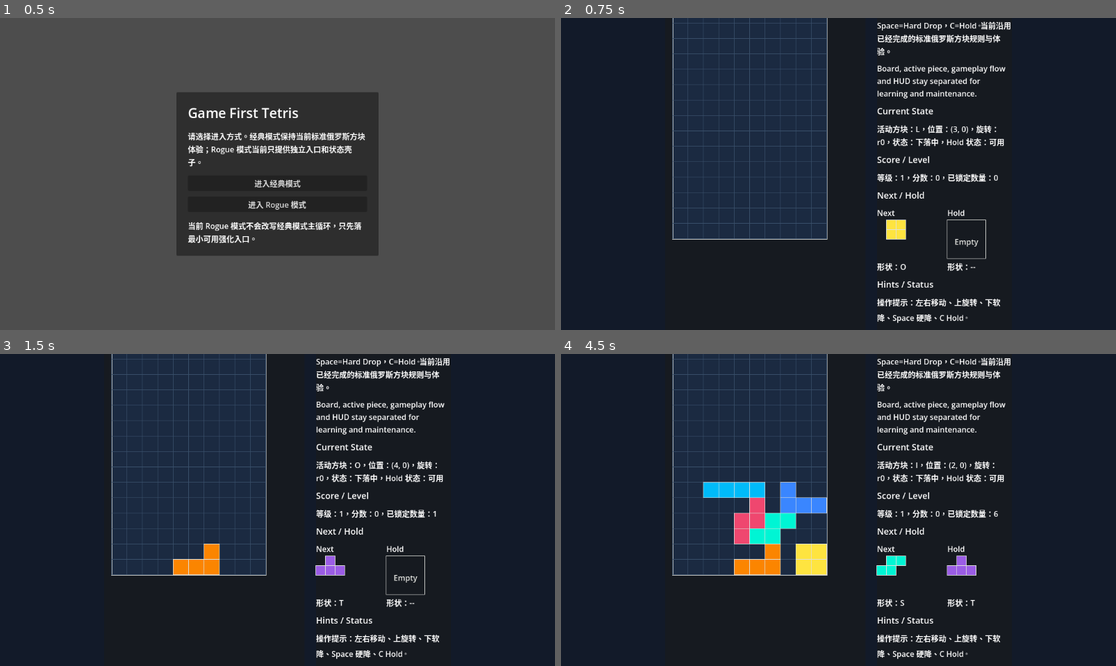
Above: before the commit, frames 1-4 (two rows, left to right).
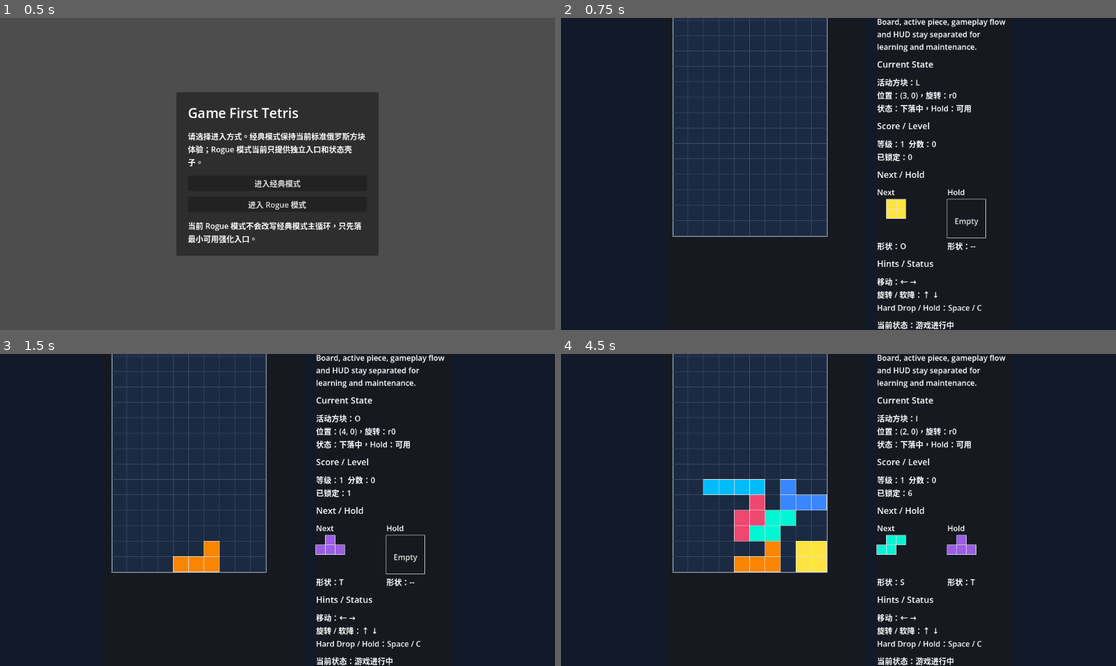
Above: after the commit, the same moments.

Repository: Drew-Z/game-first-tetris
Game: Godot game, scene res://scenes/main/main.tscn
Same seed, same stepped clock (60 frames per second), same inputs: the game is played once before the commit and once after it.
Inputs:
- Up to frame 1 (0.5 s): no input
- Up to frame 2 (0.75 s): click "进入经典模式" at 0.5 s
- Up to frame 3 (1.5 s): tap Enter at 1.25 s; hold Right (ui_right) from 1.28 s (still down); hold Space (hard_drop) from 1.28 s (still down)
- Up to frame 4 (4.5 s): release Right (ui_right) at 2.03 s; release Space (hard_drop) at 2.03 s; hold Down (ui_down) 2.03-2.78 s; tap Space (hard_drop) at 2.1, 3.05, 3.5, 3.6 s; hold Right (ui_right) 2.78-3.53 s; hold C (hold) 2.78-3.53 s; hold Up (ui_up) 3.53-4.28 s; hold Left (ui_left) from 4.28 s (still down); hold Space (hard_drop) from 4.28 s (still down)

Frame 1 is identical in both runs. In frame 2, 7.1% of the frame differs, in the area x 20-81%, y 0-100%; in frame 3, 7.2%; in frame 4, 8.1%.

Commit message:
refactor(ui): stabilize hud layout and clarify sidebar sections

Diff:
--- a/scenes/ui/game_ui.tscn
+++ b/scenes/ui/game_ui.tscn
@@ -20,6 +20,7 @@
 text = "Classic / Rogue Board"
 
 [node name="StatusLabel" type="Label" parent="."]
+custom_minimum_size = Vector2(0, 72)
 layout_mode = 2
 autowrap_mode = 3
 text = "Current gameplay summary will appear here."
@@ -35,6 +36,7 @@
 text = "Current State"
 
 [node name="CurrentStateLabel" type="Label" parent="."]
+custom_minimum_size = Vector2(0, 64)
 layout_mode = 2
 autowrap_mode = 3
 text = "Current active piece state will appear here."
@@ -45,6 +47,7 @@
 text = "Score / Level"
 
 [node name="StatsLabel" type="Label" parent="."]
+custom_minimum_size = Vector2(0, 44)
 layout_mode = 2
 autowrap_mode = 3
 text = "Score and level will appear here."
@@ -57,12 +60,21 @@
 
 [node name="RogueStatusLabel" type="Label" parent="."]
 visible = false
+custom_minimum_size = Vector2(0, 84)
 layout_mode = 2
 autowrap_mode = 3
 text = "Rogue upgrade state will appear here."
 
+[node name="RogueEffectsLabel" type="Label" parent="."]
+visible = false
+custom_minimum_size = Vector2(0, 92)
+layout_mode = 2
+autowrap_mode = 3
+text = "Rogue upgrade details will appear here."
+
 [node name="RogueChoicePanel" type="VBoxContainer" parent="."]
 visible = false
+custom_minimum_size = Vector2(0, 176)
 layout_mode = 2
 theme_override_constants/separation = 8
 
@@ -72,6 +84,7 @@
 text = "Rogue: second in-run 3-choice"
 
 [node name="RogueChoiceHint" type="Label" parent="RogueChoicePanel"]
+custom_minimum_size = Vector2(0, 44)
 layout_mode = 2
 autowrap_mode = 3
 text = "Choose one more low-risk upgrade for this run."
@@ -145,11 +158,13 @@
 text = "Hints / Status"
 
 [node name="HintLabel" type="Label" parent="."]
+custom_minimum_size = Vector2(0, 64)
 layout_mode = 2
 autowrap_mode = 3
 text = "Control hints will appear here."
 
 [node name="SystemLabel" type="Label" parent="."]
+custom_minimum_size = Vector2(0, 64)
 layout_mode = 2
 autowrap_mode = 3
 text = "System status will appear here."
--- a/scripts/ui/game_ui.gd
+++ b/scripts/ui/game_ui.gd
@@ -11,6 +11,7 @@
 @onready var stats_label: Label = $StatsLabel
 @onready var rogue_header: Label = $RogueHeader
 @onready var rogue_status_label: Label = $RogueStatusLabel
+@onready var rogue_effects_label: Label = $RogueEffectsLabel
 @onready var rogue_choice_panel: VBoxContainer = $RogueChoicePanel
 @onready var rogue_choice_title: Label = $RogueChoicePanel/RogueChoiceTitle
 @onready var rogue_choice_hint: Label = $RogueChoicePanel/RogueChoiceHint
@@ -27,6 +28,9 @@
 @onready var hint_label: Label = $HintLabel
 @onready var system_label: Label = $SystemLabel
 
+var current_mode_id: StringName = &"classic"
+var current_mode_display_name: String = "经典模式"
+
 
 func _ready() -> void:
 	pause_button.pressed.connect(_on_pause_button_pressed)
@@ -51,10 +55,12 @@
 	rogue_active_carry_over_upgrade_display_name: String = "",
 	rogue_next_run_carry_over_upgrade_display_name: String = ""
 ) -> void:
+	current_mode_id = mode_id
+	current_mode_display_name = mode_display_name
 	stage_label.text = "%s %d x %d" % [mode_display_name, columns, rows]
-	status_label.text = "当前支持静态格子碰撞、左右移动、自动下落、软降、Hard Drop、Hold、基础旋转、触底锁定、继续生成，以及出生判定失败后的结束状态。默认按键：Space=Hard Drop，C=Hold。%s" % [mode_note]
-	current_state_label.text = "活动方块状态将在这里显示。"
-	stats_label.text = "分数与等级将在这里显示。"
+	status_label.text = "模式：%s\n棋盘：%d x %d\n规则：标准主循环已就绪。%s" % [mode_display_name, columns, rows, mode_note]
+	current_state_label.text = "活动方块：--\n位置 / 旋转：--\n状态 / Hold：等待开始"
+	stats_label.text = "等级：1  分数：0\n已锁定：0"
 	_update_rogue_status(
 		mode_id,
 		rogue_upgrade_display_name,
@@ -63,10 +69,11 @@
 		rogue_active_carry_over_upgrade_display_name,
 		rogue_next_run_carry_over_upgrade_display_name
 	)
-	hint_label.text = "操作提示：左右移动、上旋转、下软降、Space 硬降、C Hold。"
-	system_label.text = "状态提示：当前游戏可正常运行。当前模式：%s。" % [mode_display_name]
+	hint_label.text = "移动：← →\n旋转 / 软降：↑ ↓\nHard Drop / Hold：Space / C"
+	system_label.text = "当前状态：可开始游玩\n当前模式：%s\n菜单：Pause / Restart / Main Menu 可用" % [mode_display_name]
 	_set_preview_meta(next_piece_label, &"")
 	_set_preview_meta(hold_piece_label, &"")
+	set_rogue_choice_prompt(false)
 
 
 func show_piece_runtime_summary(
@@ -89,20 +96,22 @@
 	rogue_active_carry_over_upgrade_display_name: String = "",
 	rogue_next_run_carry_over_upgrade_display_name: String = ""
 ) -> void:
+	current_mode_id = mode_id
+	current_mode_display_name = mode_display_name
 	var fall_status := "下落中" if is_falling else "已到底停止"
 	var hold_status := "可用" if can_hold_current_piece else "本轮已用"
 	_show_preview(next_preview, next_piece_id)
 	_show_preview(hold_preview, hold_piece_id)
 	_set_preview_meta(next_piece_label, next_piece_id)
 	_set_preview_meta(hold_piece_label, hold_piece_id)
-	current_state_label.text = "活动方块：%s，位置：%s，旋转：r%d，状态：%s，Hold 状态：%s" % [
+	current_state_label.text = "活动方块：%s\n位置：%s，旋转：r%d\n状态：%s，Hold：%s" % [
 		piece_id,
 		origin,
 		rotation_index,
 		fall_status,
 		hold_status,
 	]
-	stats_label.text = "等级：%d，分数：%d，已锁定数量：%d" % [
+	stats_label.text = "等级：%d  分数：%d\n已锁定：%d" % [
 		level,
 		score,
 		locked_count,
@@ -115,8 +124,8 @@
 		rogue_active_carry_over_upgrade_display_name,
 		rogue_next_run_carry_over_upgrade_display_name
 	)
-	hint_label.text = "操作提示：左右移动、上旋转、下软降、Space 硬降、C Hold。"
-	system_label.text = "状态提示：当前游戏进行中。当前模式：%s。%s" % [mode_display_name, mode_note]
+	hint_label.text = "移动：← →\n旋转 / 软降：↑ ↓\nHard Drop / Hold：Space / C"
+	system_label.text = "当前状态：游戏进行中\n当前模式：%s\n系统提示：%s" % [mode_display_name, mode_note]
 
 
 func show_game_over_summary(
@@ -132,14 +141,16 @@
 	rogue_active_carry_over_upgrade_display_name: String = "",
 	rogue_next_run_carry_over_upgrade_display_name: String = ""
 ) -> void:
+	current_mode_id = mode_id
+	current_mode_display_name = mode_display_name
 	if next_preview.has_method("clear_preview"):
 		next_preview.call("clear_preview")
 	if hold_preview.has_method("clear_preview"):
 		hold_preview.call("clear_preview")
 	_set_preview_meta(next_piece_label, &"")
 	_set_preview_meta(hold_piece_label, &"")
-	current_state_label.text = "当前状态：无活动方块。"
-	stats_label.text = "等级：%d，分数：%d，已锁定数量：%d" % [level, score, locked_count]
+	current_state_label.text = "活动方块：--\n位置 / 旋转：--\n状态 / Hold：游戏结束"
+	stats_label.text = "等级：%d  分数：%d\n已锁定：%d" % [level, score, locked_count]
 	_update_rogue_status(
 		mode_id,
 		rogue_upgrade_display_name,
@@ -148,8 +159,8 @@
 		rogue_active_carry_over_upgrade_display_name,
 		rogue_next_run_carry_over_upgrade_display_name
 	)
-	hint_label.text = "操作提示：可点击 Restart 重新开始。"
-	system_label.text = "状态提示：游戏结束，出生位置被静态格子占用。当前已停止输入、下落和继续生成。当前模式：%s。%s" % [mode_display_name, mode_note]
+	hint_label.text = "当前可用：Restart\n当前可用：Main Menu\n继续试玩：重新开局即可"
+	system_label.text = "当前状态：游戏结束\n当前模式：%s\n原因：出生位置已被占用。%s" % [mode_display_name, mode_note]
 
 
 func _on_restart_button_pressed() -> void:
@@ -177,16 +188,26 @@
 
 
 func set_rogue_choice_prompt(is_visible: bool, title: String = "", hint: String = "") -> void:
-	rogue_choice_panel.visible = is_visible
+	var is_rogue_mode := current_mode_id == &"rogue"
+	rogue_choice_panel.visible = is_rogue_mode
+
+	if not is_rogue_mode:
+		rogue_choice_title.text = "Rogue 选择"
+		rogue_choice_hint.text = ""
+		_set_rogue_choice_buttons_visible(false)
+		_update_focus_behavior(false, false, false)
+		return
 
 	if not is_visible:
-		rogue_choice_title.text = "Rogue 模式：局内强化 3 选 1"
-		rogue_choice_hint.text = ""
+		rogue_choice_title.text = "Rogue 选择进度"
+		rogue_choice_hint.text = "当前无待选强化。\n达到下一轮条件后，会在这里进入 3 选 1。"
+		_set_rogue_choice_buttons_visible(false)
 		_update_focus_behavior(false, false, false)
 		return
 
 	rogue_choice_title.text = title
 	rogue_choice_hint.text = hint
+	_set_rogue_choice_buttons_visible(true)
 	_update_focus_behavior(false, false, true)
 
 
@@ -201,7 +222,7 @@
 		pause_button.text = "Pause"
 		pause_button.disabled = true
 	elif is_paused:
-		system_label.text = "状态提示：当前游戏已暂停。可点击 Resume、Restart 或返回主菜单。"
+		system_label.text = "当前状态：游戏已暂停\n当前模式：%s\n可用操作：Resume / Restart / Main Menu" % [current_mode_display_name]
 
 
 func _show_preview(preview_node: Control, piece_id: StringName) -> void:
@@ -233,9 +254,11 @@
 	var is_rogue_mode := mode_id == &"rogue"
 	rogue_header.visible = is_rogue_mode
 	rogue_status_label.visible = is_rogue_mode
+	rogue_effects_label.visible = is_rogue_mode
 
 	if not is_rogue_mode:
 		rogue_status_label.text = ""
+		rogue_effects_label.text = ""
 		return
 
 	var upgrade_summary := rogue_upgrade_display_name
@@ -258,13 +281,13 @@
 	if rogue_next_run_carry_over_upgrade_display_name != "":
 		next_carry_text = rogue_next_run_carry_over_upgrade_display_name
 
-	rogue_status_label.text = "当前模式：Rogue 模式\n已选强化：%s\n本局带入：%s\n下一局带入：%s\n出生保护剩余：%s\n强化结果：\n%s" % [
+	rogue_status_label.text = "模式：Rogue\n已选强化：%s\n本局带入：%s\n下一局带入：%s\n出生保护：%s" % [
 		upgrade_summary,
 		active_carry_text,
 		next_carry_text,
 		protection_text,
-		effects_text,
 	]
+	rogue_effects_label.text = "强化效果：\n%s" % [effects_text]
 
 
 func _update_focus_behavior(is_paused: bool, is_game_over: bool, is_choice_prompt_visible: bool) -> void:
@@ -313,3 +336,9 @@
 	]:
 		if button != null and button.has_focus():
 			button.release_focus()
+
+
+func _set_rogue_choice_buttons_visible(is_visible: bool) -> void:
+	rogue_hard_drop_button.visible = is_visible
+	rogue_line_clear_button.visible = is_visible
+	rogue_spawn_protection_button.visible = is_visible
Not shown, changed: README.md
Not shown, changed: docs/roadmap.md
Not shown, changed: docs/task-board.md
Not shown, changed: docs/test-checklist.md
